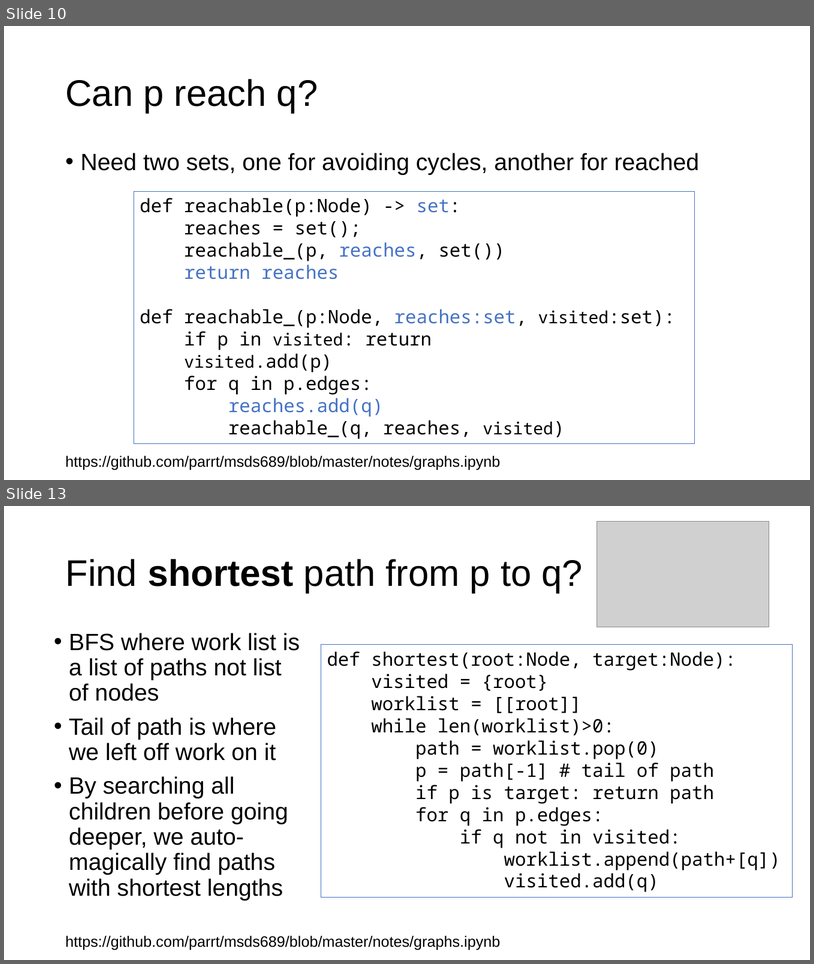
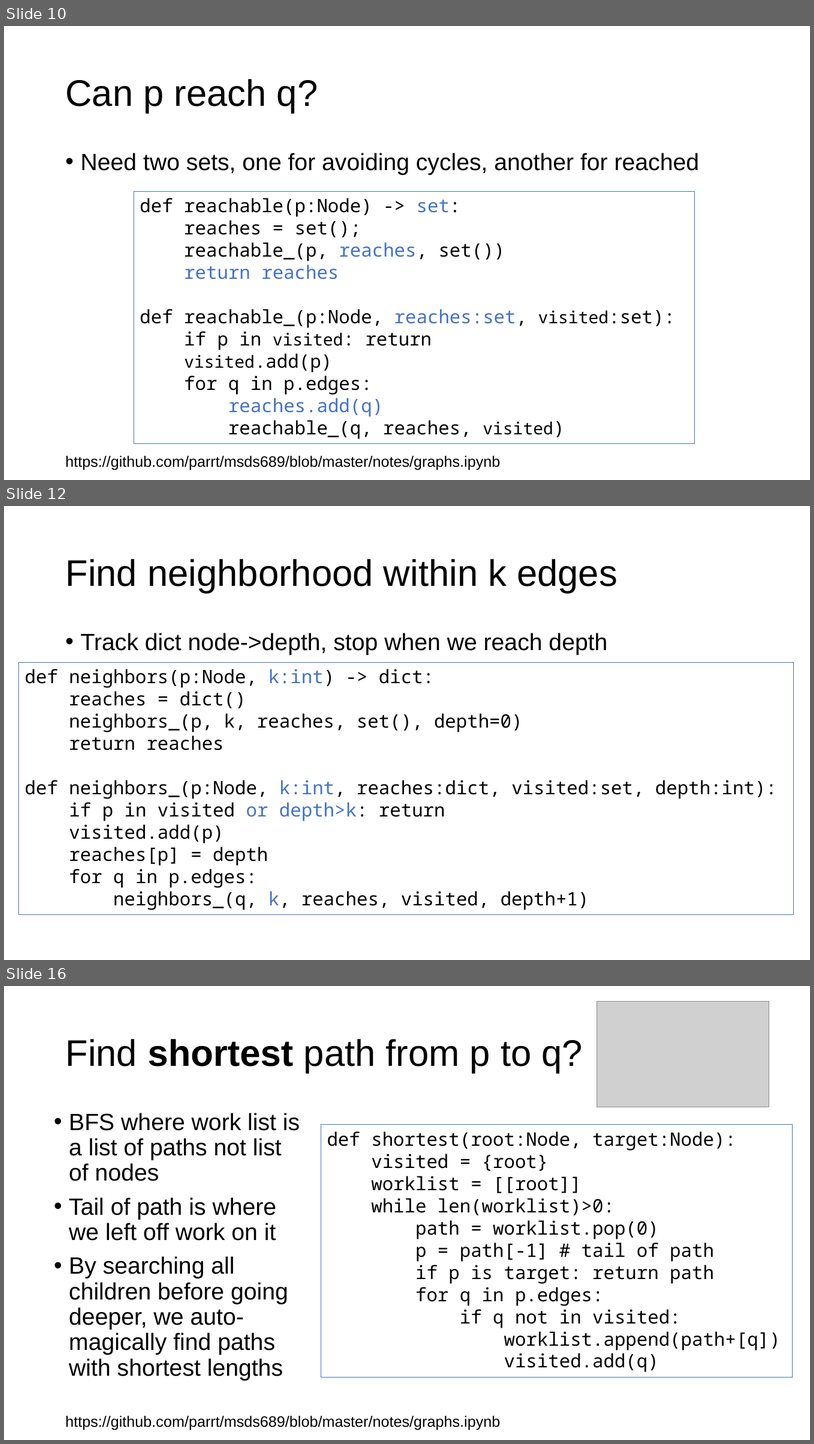
Before and after one commit to parrt/msds689, a slide deck: notes/graphs.pptx. Shown one above the other, each under a label of ours: slides 10 and 13 before the commit, slides 10, 12 and 16 after it; the slides between them are not shown. The pictures are 814x964 and 814x1444 pixels, drawn with LibreOffice and Linux fonts; fonts in the diff are those of the drawing; grey boxes stand for pictures; background and template pictures are left out. Boxes give left, top, right and bottom in pixels: in the first picture for what was removed or moved away, otherwise in the second. Text is boxed around its words. In the diff, an @@ line names an element or a change of style, - is before the commit and + after.

```diff
--- a/notes/graphs.pptx
+++ b/notes/graphs.pptx
@@ slide 12 added at <box>4,506,810,960</box>, background #FFFFFF @@
@@ title added at <box>65,559,618,593</box>, 44 pt, text #000000 @@
+Find neighborhood within k edges
@@ text added at <box>81,633,608,655</box>, 28 pt, text #000000 @@
+• Track dict node->depth, stop when we reach depth
@@ rectangle added at <box>19,662,795,915</box>, outline #4472C4 0.75 pt, 22 pt, text #000000 @@
+def neighbors(p:Node, k:int) -> dict:
+reaches = dict()
+neighbors_(p, k, reaches, set(), depth=0)
+return reaches
+def neighbors_(p:Node, k:int, reaches:dict, visited:set, depth:int):
+if p in visited or depth>k: return
+visited.add(p)
+reaches[p] = depth
+for q in p.edges:
+neighbors_(q, k, reaches, visited, depth+1)
@@ what was slide 13 is now slide 16 @@
```
Also in this commit, not shown: 4 slides changed, 8 other slides added, 2 other files.
